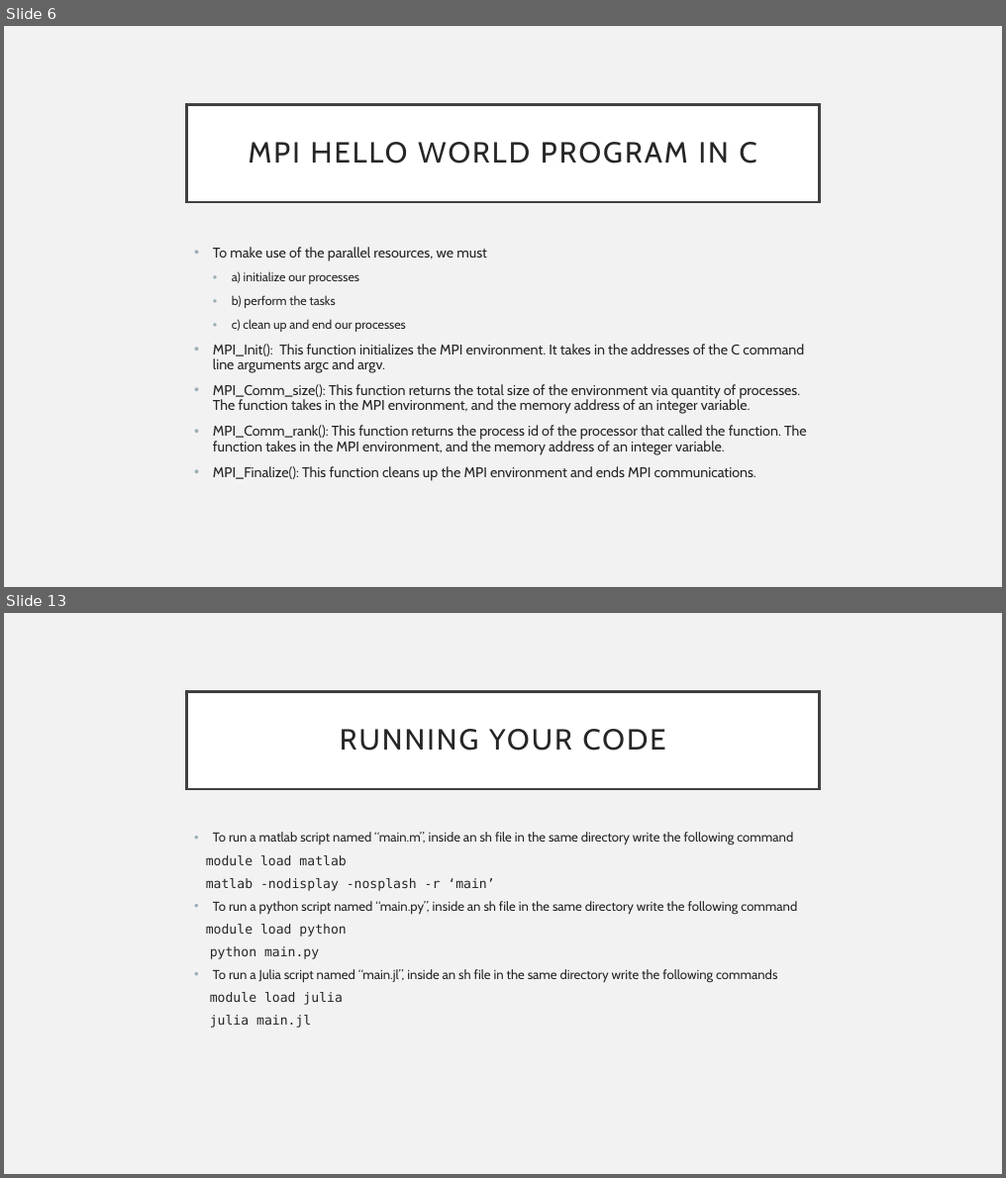
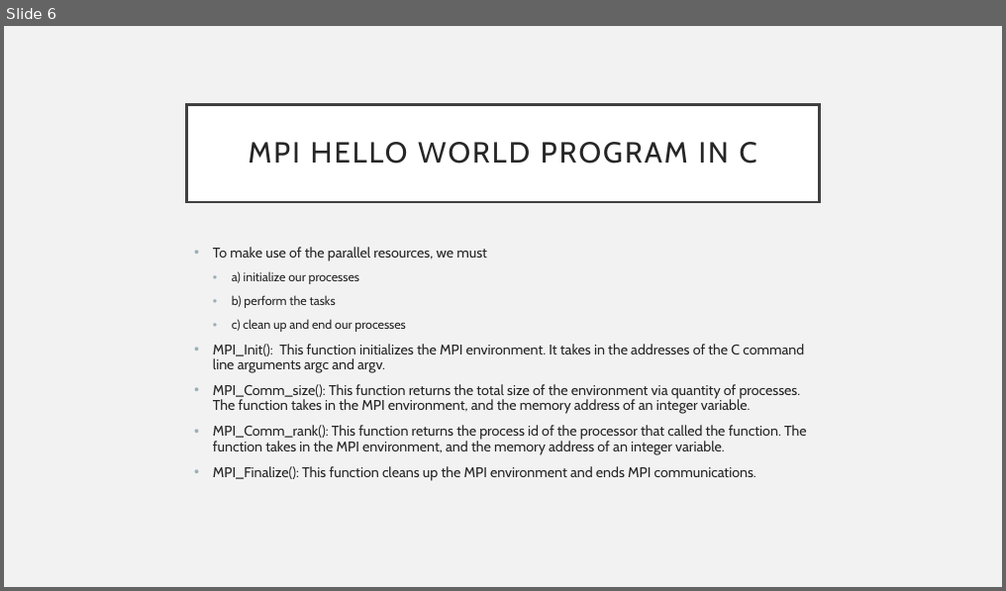
Before and after one commit to Andrewpensoneault/Intro-Parallel-Computing, a slide deck: Lectures/Lecture 3/lecture3.pptx. Shown one above the other, each under a label of ours: slides 6 and 13 before the commit, slide 6 after it; the slides between them are not shown. The pictures are 1006x1178 and 1006x591 pixels, drawn with LibreOffice and Linux fonts; fonts in the diff are those of the drawing. Boxes give left, top, right and bottom in pixels: in the first picture for what was removed or moved away, otherwise in the second. Text is boxed around its words. In the diff, an @@ line names an element or a change of style, - is before the commit and + after.

```diff
--- a/Lectures/Lecture 3/lecture3.pptx
+++ b/Lectures/Lecture 3/lecture3.pptx
@@ slide 13 removed at [4, 613, 1002, 1174], background #F2F2F2 @@
@@ title removed at [187, 691, 819, 789] @@
-RUNNING YOUR CODE
@@ text removed at [206, 832, 797, 1028] @@
-• To run a matlab script named “main.m”, inside an sh file in the same directory write the following command
-module load matlab
-matlab -nodisplay -nosplash -r ‘main’
-• To run a python script named “main.py”, inside an sh file in the same directory write the following command
-module load python
-python main.py
-• To run a Julia script named “main.jl”, inside an sh file in the same directory write the following commands
-module load julia
-julia main.jl
```
Also in this commit, not shown: 2 slides changed, 1 slide added, 5 other slides removed, 1 other file.
